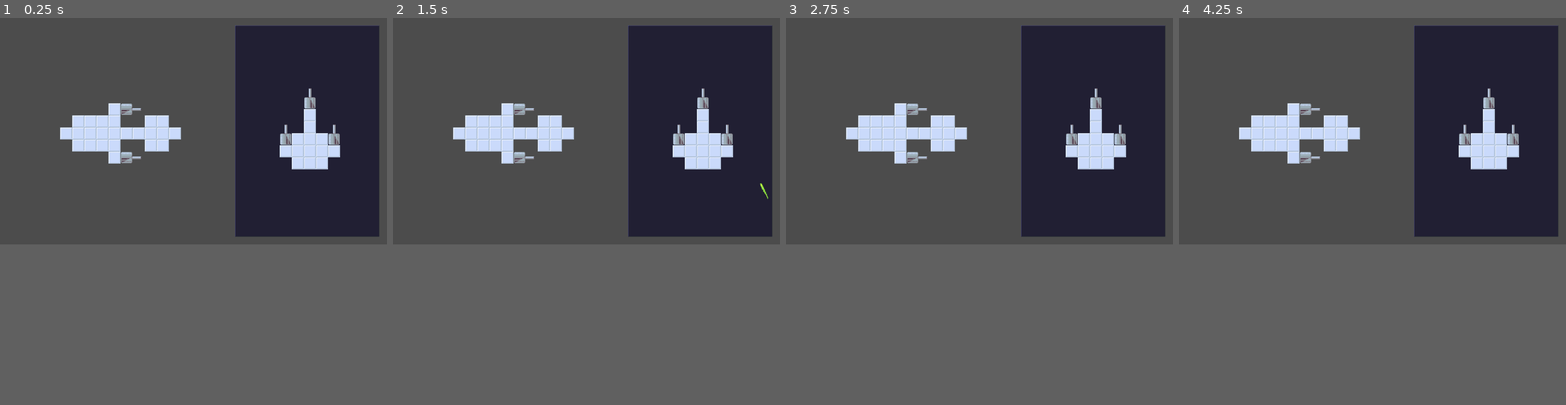
Above: before the commit, frames 1-4 (left to right).
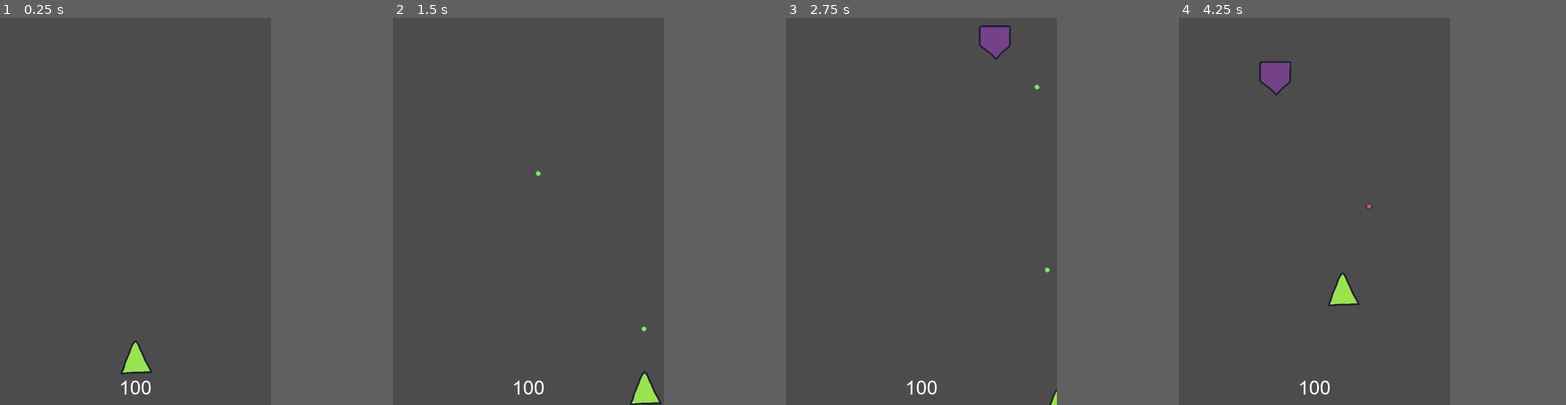
Above: after the commit, the same moments.

Repository: limelier/college-game-design-project
Game: Godot game, scene res://scenes/Main.tscn
Two runs of this game, one before a commit and one after it. Both use one fixed random seed, a clock stepped at 60 frames per second and the inputs below. Before the commit the project starts from res://Main.tscn.
Inputs (mouse positions are in pixels of both pictures, inside the frame that each line leads up to):
- Up to frame 1 (0.25 s): no input
- Up to frame 2 (1.5 s): tap Enter at 0.5 s; move the mouse to (671, 118) at 0.52 s; hold Right (ui_right) 0.53-1.28 s; tap Z (fire, bound only after the commit) at 0.6, 1.35 s; click (671, 118) at 0.67 s; move the mouse to (509, 141) at 1.27 s; hold Down (ui_down) from 1.28 s (still down); click (509, 141) at 1.42 s
- Up to frame 3 (2.75 s): move the mouse to (1018, 79) at 2.02 s; release Down (ui_down) at 2.03 s; hold Right (ui_right) from 2.03 s (still down); tap Z (fire, bound only after the commit) at 2.1 s; click (1018, 79) at 2.17 s
- Up to frame 4 (4.25 s): move the mouse to (1353, 176) at 2.77 s; release Right (ui_right) at 2.78 s; hold Up (ui_up) 2.78-3.53 s; tap Z (fire, bound only after the commit) at 2.85, 3.6 s; click (1353, 176) at 2.92 s; move the mouse to (1488, 165) at 3.52 s; hold Left (ui_left) from 3.53 s (still down); click (1488, 165) at 3.67 s
In our replay, the window is 800x468 before the commit and 560x800 after it. These sizes can differ from the game's own. Grey fills any space a smaller window leaves; there, only what the larger window draws over its background counts as a difference.

The runs differ from the first frame. In frame 1, 12% of the frame differs, in the area x 15-100%, y 0-98%; in frame 2, 12%; in frame 3, 12%; in frame 4, 13%.

Commit message:
Shelf FTL project, start on space shooter

Diff:
--- a/godot-project/Background.gd
+++ /dev/null
@@ -1,23 +0,0 @@
-extends NinePatchRect
-
-
-export (PackedScene) var Projectile
-var target = Vector2()
-
-var projectileSpawn
-
-func _ready():
-	projectileSpawn = $ProjectileSpawnPath/ProjectileSpawn
-
-func _input(event):
-	if event is InputEventMouseButton and event.pressed:
-		print("firing at ", event.position)
-		fire_at(event.position)
-
-func fire_at(target):
-	projectileSpawn.offset = randi()
-
-	var proj = Projectile.instance()
-	proj.position = projectileSpawn.position
-	proj.fire(target)
-	add_child(proj)
--- a/godot-project/EnemyShip.tscn
+++ /dev/null
@@ -1,24 +0,0 @@
-[gd_scene load_steps=3 format=2]
-
-[ext_resource path="res://ship_tiles.tres" type="TileSet" id=1]
-[ext_resource path="res://Weapon.tscn" type="PackedScene" id=2]
-
-[node name="EnemyShip" type="Node2D"]
-
-[node name="TileMap" type="TileMap" parent="."]
-tile_set = ExtResource( 1 )
-cell_size = Vector2( 32, 32 )
-format = 1
-tile_data = PoolIntArray( 262152, 0, 0, 327688, 0, 0, 393223, 0, 0, 393224, 0, 0, 393225, 0, 0, 458758, 0, 0, 458759, 0, 0, 458760, 0, 0, 458761, 0, 0, 458762, 0, 0, 524295, 0, 0, 524296, 0, 0, 524297, 0, 0 )
-
-[node name="Weapon" parent="." instance=ExtResource( 2 )]
-position = Vector2( 272, 96 )
-rotation = -1.5708
-
-[node name="Weapon2" parent="." instance=ExtResource( 2 )]
-position = Vector2( 208, 192 )
-rotation = -1.5708
-
-[node name="Weapon3" parent="." instance=ExtResource( 2 )]
-position = Vector2( 336, 192 )
-rotation = -1.5708
--- a/godot-project/Laser.gd
+++ /dev/null
@@ -1,26 +0,0 @@
-extends Position2D
-
-var target = Vector2()
-var velocity = Vector2()
-const SPEED = 1000
-
-# Called when the node enters the scene tree for the first time.
-func _ready():
-	pass
-
-func fire(at):
-	print("am fired at ", at)
-	target = at
-	velocity = (target - position).normalized() * SPEED
-	rotation = velocity.angle()
-
-func _process(delta):
-	position += velocity * delta;
-
-	if position.distance_to(target) < 10:
-		explode()
-		return
-
-func explode():
-	print("killing self at ", position)
-	queue_free()
--- a/godot-project/Laser.tscn
+++ /dev/null
@@ -1,11 +0,0 @@
-[gd_scene load_steps=3 format=2]
-
-[ext_resource path="res://sprites/projectiles/laser.png" type="Texture" id=1]
-[ext_resource path="res://Laser.gd" type="Script" id=2]
-
-[node name="Laser" type="Position2D"]
-script = ExtResource( 2 )
-
-[node name="Sprite" type="Sprite" parent="."]
-position = Vector2( -19.9968, 0.00617409 )
-texture = ExtResource( 1 )
--- a/godot-project/Main.gd
+++ /dev/null
@@ -1,4 +0,0 @@
-extends Node
-
-func _ready():
-	randomize()
--- a/godot-project/Main.tscn
+++ /dev/null
@@ -1,64 +0,0 @@
-[gd_scene load_steps=8 format=2]
-
-[ext_resource path="res://EnemyShip.tscn" type="PackedScene" id=1]
-[ext_resource path="res://PlayerShip.tscn" type="PackedScene" id=2]
-[ext_resource path="res://Main.gd" type="Script" id=3]
-[ext_resource path="res://sprites/ui/nine_patch_1.png" type="Texture" id=4]
-[ext_resource path="res://Laser.tscn" type="PackedScene" id=5]
-[ext_resource path="res://Background.gd" type="Script" id=6]
-
-[sub_resource type="Curve2D" id=1]
-_data = {
-"points": PoolVector2Array( 0, 0, 0, 0, 1.09375, 1.0625, 0, 0, 0, 0, 380.911, 0.948471, 0, 0, 0, 0, 381.006, 558.804, 0, 0, 0, 0, 1.19531, 558.632, 0, 0, 0, 0, 1.0625, 1.03125 )
-}
-
-[node name="Main" type="Node"]
-script = ExtResource( 3 )
-
-[node name="PlayerShip" parent="." instance=ExtResource( 2 )]
-position = Vector2( 94.745, 33.8848 )
-
-[node name="EnemyContainer" type="MarginContainer" parent="."]
-anchor_left = 1.0
-anchor_right = 1.0
-anchor_bottom = 1.0
-margin_left = -422.0
-custom_constants/margin_right = 20
-custom_constants/margin_top = 20
-custom_constants/margin_left = 20
-custom_constants/margin_bottom = 20
-__meta__ = {
-"_edit_use_anchors_": false
-}
-
-[node name="Background" type="NinePatchRect" parent="EnemyContainer"]
-margin_left = 20.0
-margin_top = 20.0
-margin_right = 402.0
-margin_bottom = 580.0
-size_flags_horizontal = 3
-size_flags_vertical = 3
-texture = ExtResource( 4 )
-patch_margin_left = 2
-patch_margin_top = 2
-patch_margin_right = 2
-patch_margin_bottom = 2
-script = ExtResource( 6 )
-Projectile = ExtResource( 5 )
-
-[node name="CenterContainer" type="CenterContainer" parent="EnemyContainer/Background"]
-margin_right = 40.0
-margin_bottom = 40.0
-__meta__ = {
-"_edit_use_anchors_": false
-}
-
-[node name="EnemyShip" parent="EnemyContainer/Background/CenterContainer" instance=ExtResource( 1 )]
-position = Vector2( -74.3613, 92.5226 )
-
-[node name="ProjectileSpawnPath" type="Path2D" parent="EnemyContainer/Background"]
-curve = SubResource( 1 )
-
-[node name="ProjectileSpawn" type="PathFollow2D" parent="EnemyContainer/Background/ProjectileSpawnPath"]
-position = Vector2( 1.09375, 1.0625 )
-rotation = -0.000300206
--- a/godot-project/PlayerShip.tscn
+++ /dev/null
@@ -1,20 +0,0 @@
-[gd_scene load_steps=3 format=2]
-
-[ext_resource path="res://ship_tiles.tres" type="TileSet" id=1]
-[ext_resource path="res://Weapon.tscn" type="PackedScene" id=2]
-
-[node name="PlayerShip" type="Node2D"]
-
-[node name="TileMap" type="TileMap" parent="."]
-tile_set = ExtResource( 1 )
-cell_size = Vector2( 32, 32 )
-format = 1
-tile_data = PoolIntArray( 393222, 0, 0, 458755, 0, 0, 458756, 0, 0, 458757, 0, 0, 458758, 0, 0, 458761, 0, 0, 458762, 0, 0, 524290, 0, 0, 524291, 0, 0, 524292, 0, 0, 524293, 0, 0, 524294, 0, 0, 524295, 0, 0, 524296, 0, 0, 524297, 0, 0, 524298, 0, 0, 524299, 0, 0, 589827, 0, 0, 589828, 0, 0, 589829, 0, 0, 589830, 0, 0, 589833, 0, 0, 589834, 0, 0, 655366, 0, 0 )
-
-[node name="Weapons" type="Node2D" parent="."]
-
-[node name="Weapon" parent="Weapons" instance=ExtResource( 2 )]
-position = Vector2( 256, 208 )
-
-[node name="Weapon2" parent="Weapons" instance=ExtResource( 2 )]
-position = Vector2( 256, 336 )
--- a/godot-project/Weapon.gd
+++ /dev/null
@@ -1,9 +0,0 @@
-extends Area2D
-
-signal clicked
-
-func _input_event(viewport, event, shape_idx):
-	if event is InputEventMouseButton \
-	and event.button_index == BUTTON_LEFT \
-	and event.is_pressed():
-		emit_signal("clicked")
--- a/godot-project/Weapon.tscn
+++ /dev/null
@@ -1,18 +0,0 @@
-[gd_scene load_steps=3 format=2]
-
-[ext_resource path="res://sprites/weapons/gun_1.png" type="Texture" id=1]
-
-[sub_resource type="RectangleShape2D" id=1]
-extents = Vector2( 26.5689, 13.8086 )
-
-[node name="Weapon" type="Area2D"]
-
-[node name="Sprite" type="Sprite" parent="."]
-texture = ExtResource( 1 )
-
-[node name="Muzzle" type="Position2D" parent="."]
-position = Vector2( 22.9987, 0.48362 )
-
-[node name="ClickBox" type="CollisionShape2D" parent="."]
-position = Vector2( -4.24744, 7.62939e-06 )
-shape = SubResource( 1 )
--- a/godot-project/project.godot
+++ b/godot-project/project.godot
@@ -15,9 +15,27 @@
 
 [application]
 
-config/name="ftl 2"
-run/main_scene="res://Main.tscn"
-config/icon="res://icon.png"
+config/name="simple space shooter"
+run/main_scene="res://scenes/Main.tscn"
+config/icon="res://resources/sprites/icon.png"
+
+[display]
+
+window/size/width=700
+window/size/height=1000
+
+[input]
+
+ui_accept={
+"deadzone": 0.5,
+"events": [ Object(InputEventKey,"resource_local_to_scene":false,"resource_name":"","device":0,"alt":false,"shift":false,"control":false,"meta":false,"command":false,"pressed":false,"scancode":16777221,"unicode":0,"echo":false,"script":null)
+ ]
+}
+fire={
+"deadzone": 0.5,
+"events": [ Object(InputEventKey,"resource_local_to_scene":false,"resource_name":"","device":0,"alt":false,"shift":false,"control":false,"meta":false,"command":false,"pressed":false,"scancode":90,"unicode":0,"echo":false,"script":null)
+ ]
+}
 
 [rendering]
 
--- /dev/null
+++ b/godot-project/scenes/Enemy.tscn
@@ -0,0 +1,34 @@
+[gd_scene load_steps=4 format=2]
+
+[ext_resource path="res://resources/sprites/enemy_ship.png" type="Texture" id=1]
+[ext_resource path="res://scripts/Enemy.gd" type="Script" id=2]
+[ext_resource path="res://scenes/EnemyBullet.tscn" type="PackedScene" id=3]
+
+
+
+
+[node name="Enemy" type="RigidBody2D"]
+collision_layer = 2147483648
+collision_mask = 3
+gravity_scale = 0.0
+script = ExtResource( 2 )
+Bullet = ExtResource( 3 )
+
+[node name="Sprite" type="Sprite" parent="."]
+scale = Vector2( 0.5, 0.5 )
+texture = ExtResource( 1 )
+
+[node name="CollisionPolygon2D" type="CollisionPolygon2D" parent="."]
+polygon = PoolVector2Array( -33, -33, 32.25, -32.25, 31.25, 9.75, 2.75, 36.25, -32.25, 9 )
+
+[node name="BulletTimer" type="Timer" parent="."]
+autostart = true
+
+[node name="BulletSpawn" type="Position2D" parent="."]
+position = Vector2( 2.65165, 34.4715 )
+
+[node name="VisibilityNotifier2D" type="VisibilityNotifier2D" parent="."]
+position = Vector2( -0.353562, 4.94974 )
+scale = Vector2( 4.14662, 4.42946 )
+[connection signal="timeout" from="BulletTimer" to="." method="_on_BulletTimer_timeout"]
+[connection signal="screen_exited" from="VisibilityNotifier2D" to="." method="_on_VisibilityNotifier2D_screen_exited"]
--- /dev/null
+++ b/godot-project/scenes/EnemyBullet.tscn
@@ -0,0 +1,19 @@
+[gd_scene load_steps=4 format=2]
+
+[ext_resource path="res://resources/sprites/enemy_projectile.png" type="Texture" id=1]
+[ext_resource path="res://scripts/EnemyBullet.gd" type="Script" id=2]
+
+
+
+[sub_resource type="CircleShape2D" id=1]
+radius = 4.05552
+
+[node name="EnemyBullet" type="Area2D"]
+script = ExtResource( 2 )
+
+[node name="Sprite" type="Sprite" parent="."]
+position = Vector2( -0.530331, 0.441944 )
+texture = ExtResource( 1 )
+
+[node name="CollisionShape2D" type="CollisionShape2D" parent="."]
+shape = SubResource( 1 )
--- /dev/null
+++ b/godot-project/scenes/Main.tscn
@@ -0,0 +1,51 @@
+[gd_scene load_steps=7 format=2]
+
+[ext_resource path="res://scenes/Player.tscn" type="PackedScene" id=1]
+[ext_resource path="res://scripts/Main.gd" type="Script" id=2]
+[ext_resource path="res://scenes/Enemy.tscn" type="PackedScene" id=3]
+[ext_resource path="res://resources/arial.ttf" type="DynamicFontData" id=4]
+
+[sub_resource type="Curve2D" id=1]
+_data = {
+"points": PoolVector2Array( 0, 0, 0, 0, -1.0592, 541.131, 0, 0, 0, 0, 2.11554, 1.41453, 0, 0, 0, 0, 698.985, 6.17673, 0, 0, 0, 0, 695.81, 534.781, 0, 0, 0, 0, 694.222, 534.781 )
+}
+
+[sub_resource type="DynamicFont" id=2]
+size = 50
+font_data = ExtResource( 4 )
+
+[node name="Main" type="Node"]
+script = ExtResource( 2 )
+Enemy = ExtResource( 3 )
+
+[node name="Player" parent="." instance=ExtResource( 1 )]
+position = Vector2( 347.289, 875.78 )
+
+[node name="EnemySpawnPath" type="Path2D" parent="."]
+curve = SubResource( 1 )
+
+[node name="EnemySpawn" type="PathFollow2D" parent="EnemySpawnPath"]
+position = Vector2( -1.0592, 541.131 )
+rotation = -1.56491
+
+[node name="EnemySpawnTimer" type="Timer" parent="."]
+wait_time = 2.0
+autostart = true
+
+[node name="Health" type="Label" parent="."]
+anchor_left = 0.5
+anchor_top = 1.0
+anchor_right = 0.5
+anchor_bottom = 1.0
+margin_left = -42.0
+margin_top = -72.7145
+margin_right = 42.0
+margin_bottom = -15.7145
+custom_fonts/font = SubResource( 2 )
+text = "100"
+align = 1
+__meta__ = {
+"_edit_use_anchors_": false
+}
+[connection signal="health_updated" from="Player" to="." method="_on_Player_health_updated"]
+[connection signal="timeout" from="EnemySpawnTimer" to="." method="_on_EnemySpawnTimer_timeout"]
--- /dev/null
+++ b/godot-project/scenes/Player.tscn
@@ -0,0 +1,30 @@
+[gd_scene load_steps=4 format=2]
+
+[ext_resource path="res://resources/sprites/player_ship.png" type="Texture" id=1]
+[ext_resource path="res://scripts/Player.gd" type="Script" id=2]
+[ext_resource path="res://scenes/PlayerBullet.tscn" type="PackedScene" id=3]
+
+
+
+
+[node name="Player" type="Area2D"]
+script = ExtResource( 2 )
+Projectile = ExtResource( 3 )
+
+[node name="Sprite" type="Sprite" parent="."]
+scale = Vector2( 0.5, 0.5 )
+texture = ExtResource( 1 )
+
+[node name="CollisionPolygon2D" type="CollisionPolygon2D" parent="."]
+scale = Vector2( 0.5, 0.5 )
+polygon = PoolVector2Array( 2.07373, -64.7958, -53.0806, 71.6758, 74.9057, 69.5545 )
+
+[node name="BulletCooldown" type="Timer" parent="."]
+wait_time = 0.2
+one_shot = true
+autostart = true
+
+[node name="BulletSpawn" type="Position2D" parent="."]
+position = Vector2( 1.41422, -32.1734 )
+[connection signal="area_entered" from="." to="." method="_on_Player_area_entered"]
+[connection signal="body_entered" from="." to="." method="_on_Player_body_entered"]
--- /dev/null
+++ b/godot-project/scenes/PlayerBullet.tscn
@@ -0,0 +1,24 @@
+[gd_scene load_steps=4 format=2]
+
+[ext_resource path="res://scripts/PlayerBullet.gd" type="Script" id=1]
+[ext_resource path="res://resources/sprites/player_projectile.png" type="Texture" id=2]
+
+
+[sub_resource type="CircleShape2D" id=1]
+radius = 5.09902
+
+[node name="PlayerBullet" type="Area2D"]
+collision_layer = 2
+collision_mask = 2
+script = ExtResource( 1 )
+
+[node name="Sprite" type="Sprite" parent="."]
+position = Vector2( -0.75, 0.5 )
+texture = ExtResource( 2 )
+
+[node name="CollisionShape2D" type="CollisionShape2D" parent="."]
+shape = SubResource( 1 )
+
+[node name="VisibilityNotifier2D" type="VisibilityNotifier2D" parent="."]
+[connection signal="body_entered" from="." to="." method="_on_PlayerBullet_body_entered"]
+[connection signal="screen_exited" from="VisibilityNotifier2D" to="." method="_on_VisibilityNotifier2D_screen_exited"]
--- /dev/null
+++ b/godot-project/scripts/Enemy.gd
@@ -0,0 +1,48 @@
+extends RigidBody2D
+
+export var min_speed = 100
+export var max_speed = 300
+
+export (PackedScene) var Bullet
+
+var health = 20
+var damage = 30
+var screen_size
+var down_accel = 20
+var down_min_speed = 50
+
+func _ready():
+	$BulletTimer.wait_time = rand_range(1.0, 3.0)
+	screen_size = get_viewport_rect().size
+
+func _physics_process(delta):
+	# bounce enemy at edge of screen
+	if position.x < 0 or position.x >= screen_size.x:
+		linear_velocity.x = -linear_velocity.x
+		position += linear_velocity * delta
+
+	# speed up enemy laterally if not moving
+	if abs(linear_velocity.x) < 5:
+		linear_velocity.x = sign(linear_velocity.x) * 5
+
+	# accelerate enemy if not going down
+	if linear_velocity.y < down_min_speed:
+		linear_velocity.y += down_accel
+
+
+func _on_VisibilityNotifier2D_screen_exited():
+	queue_free()
+
+
+func _on_BulletTimer_timeout():
+	$BulletTimer.wait_time = rand_range(1.0, 3.0)
+
+	var bullet = Bullet.instance()
+	get_parent().add_child(bullet)
+	bullet.position = $BulletSpawn.global_position
+
+
+func damage(amount):
+	health -= amount
+	if health <= 0:
+		queue_free()
--- /dev/null
+++ b/godot-project/scripts/EnemyBullet.gd
@@ -0,0 +1,16 @@
+extends Area2D
+
+var velocity = Vector2()
+const speed = 300
+const damage = 10
+
+func _ready():
+	velocity = Vector2.DOWN * speed
+
+
+func _process(delta):
+	position += velocity * delta
+
+
+func _on_VisibilityNotifier2D_screen_exited():
+	queue_free()
--- /dev/null
+++ b/godot-project/scripts/Main.gd
@@ -0,0 +1,24 @@
+extends Node
+
+
+export (PackedScene) var Enemy
+
+# Called when the node enters the scene tree for the first time.
+func _ready():
+	randomize()
+
+
+func _on_EnemySpawnTimer_timeout():
+	$EnemySpawnPath/EnemySpawn.offset = randi()
+	var enemy = Enemy.instance()
+	add_child(enemy)
+	enemy.position = $EnemySpawnPath/EnemySpawn.position
+
+	var direction = $EnemySpawnPath/EnemySpawn.rotation + PI / 2
+	direction += rand_range(-PI / 4, PI / 4)
+
+	enemy.linear_velocity = Vector2(rand_range(enemy.min_speed, enemy.max_speed), 0).rotated(direction)
+
+
+func _on_Player_health_updated(health):
+	$Health.text = str(health)
--- /dev/null
+++ b/godot-project/scripts/Player.gd
@@ -0,0 +1,56 @@
+extends Area2D
+
+export (PackedScene) var Projectile
+const movement_speed = 400
+var screen_size
+var health = 100
+
+signal health_updated
+
+func _ready():
+	screen_size = get_viewport_rect().size
+
+func _process(delta):
+	var velocity = Vector2()  # The player's movement vector.
+	if Input.is_action_pressed("ui_right"):
+		velocity.x += 1
+	if Input.is_action_pressed("ui_left"):
+		velocity.x -= 1
+	if Input.is_action_pressed("ui_down"):
+		velocity.y += 1
+	if Input.is_action_pressed("ui_up"):
+		velocity.y -= 1
+	velocity = velocity.normalized() * movement_speed
+
+	position += velocity * delta
+	position.x = clamp(position.x, 0, screen_size.x)
+	position.y = clamp(position.y, 0, screen_size.y)
+
+func _input(event):
+	if Input.is_action_just_pressed("fire") and $BulletCooldown.is_stopped():
+		$BulletCooldown.start()
+		var projectile = Projectile.instance()
+		get_parent().add_child(projectile)
+		projectile.position = $BulletSpawn.global_position
+
+
+func damage(amount):
+	health -= amount
+	emit_signal("health_updated", health)
+
+	if health < 0:
+		health = 0
+
+	if health == 0:
+		queue_free()
+
+
+func _on_Player_body_entered(body):
+	# enemy collisions
+	damage(body.damage)
+
+
+func _on_Player_area_entered(area):
+	# bullets
+	damage(area.damage)
+	area.queue_free()
--- /dev/null
+++ b/godot-project/scripts/PlayerBullet.gd
@@ -0,0 +1,22 @@
+extends Area2D
+
+var velocity = Vector2()
+const speed = 500
+const damage = 10
+
+func _ready():
+	velocity = Vector2.UP * speed
+
+
+func _process(delta):
+	position += velocity * delta
+
+
+func _on_VisibilityNotifier2D_screen_exited():
+	queue_free()
+
+
+func _on_PlayerBullet_body_entered(body):
+	if body.has_method("damage"):
+		body.damage(damage)
+	queue_free()
--- a/godot-project/ship_tiles.tres
+++ /dev/null
@@ -1,64 +0,0 @@
-[gd_resource type="TileSet" load_steps=7 format=2]
-
-[ext_resource path="res://sprites/tiles/floor_1_damaged.png" type="Texture" id=1]
-[ext_resource path="res://sprites/tiles/floor_1.png" type="Texture" id=2]
-[ext_resource path="res://sprites/tiles/floor_1_destroyed.png" type="Texture" id=3]
-
-[sub_resource type="NavigationPolygon" id=1]
-vertices = PoolVector2Array( 32, 32, 0, 32, 0, 0, 32, 0 )
-polygons = [ PoolIntArray( 0, 1, 2, 3 ) ]
-
-[sub_resource type="NavigationPolygon" id=2]
-vertices = PoolVector2Array( 32, 32, 0, 32, 0, 0, 32, 0 )
-polygons = [ PoolIntArray( 0, 1, 2, 3 ) ]
-
-[sub_resource type="NavigationPolygon" id=3]
-vertices = PoolVector2Array( 0, 0, 32, 0, 32, 32, 32, 32, 0, 32 )
-polygons = [ PoolIntArray( 0, 1, 2, 3, 4 ) ]
-
-[resource]
-0/name = "floor_1.png 0"
-0/texture = ExtResource( 2 )
-0/tex_offset = Vector2( 0, 0 )
-0/modulate = Color( 1, 1, 1, 1 )
-0/region = Rect2( 0, 0, 32, 32 )
-0/tile_mode = 0
-0/occluder_offset = Vector2( 0, 0 )
-0/navigation_offset = Vector2( 0, 0 )
-0/navigation = SubResource( 1 )
-0/shape_offset = Vector2( 0, 0 )
-0/shape_transform = Transform2D( 1, 0, 0, 1, 0, 0 )
-0/shape_one_way = false
-0/shape_one_way_margin = 0.0
-0/shapes = [  ]
-0/z_index = 0
-1/name = "floor_1_damaged.png 1"
-1/texture = ExtResource( 1 )
-1/tex_offset = Vector2( 0, 0 )
-1/modulate = Color( 1, 1, 1, 1 )
-1/region = Rect2( 0, 0, 32, 32 )
-1/tile_mode = 0
-1/occluder_offset = Vector2( 0, 0 )
-1/navigation_offset = Vector2( 0, 0 )
-1/navigation = SubResource( 2 )
-1/shape_offset = Vector2( 0, 0 )
-1/shape_transform = Transform2D( 1, 0, 0, 1, 0, 0 )
-1/shape_one_way = false
-1/shape_one_way_margin = 0.0
-1/shapes = [  ]
-1/z_index = 0
-2/name = "floor_1_destroyed.png 2"
-2/texture = ExtResource( 3 )
-2/tex_offset = Vector2( 0, 0 )
-2/modulate = Color( 1, 1, 1, 1 )
-2/region = Rect2( 0, 0, 32, 32 )
-2/tile_mode = 0
-2/occluder_offset = Vector2( 0, 0 )
-2/navigation_offset = Vector2( 0, 0 )
-2/navigation = SubResource( 3 )
-2/shape_offset = Vector2( 0, 0 )
-2/shape_transform = Transform2D( 1, 0, 0, 1, 0, 0 )
-2/shape_one_way = false
-2/shape_one_way_margin = 0.0
-2/shapes = [  ]
-2/z_index = 0
Binary file added: godot-project/player_ship.aseprite
Binary file added: godot-project/resources/arial.ttf
Binary file added: godot-project/resources/sprites/enemy_projectile.png
Not shown, changed: godot-project/resources/sprites/enemy_projectile.png.import
Binary file added: godot-project/resources/sprites/enemy_ship.png
Not shown, changed: godot-project/resources/sprites/enemy_ship.png.import
Renamed: godot-project/icon.png -> godot-project/resources/sprites/icon.png
Not shown, changed: godot-project/resources/sprites/icon.png.import
Binary file added: godot-project/resources/sprites/player_projectile.png
Not shown, changed: godot-project/resources/sprites/player_projectile.png.import
Binary file added: godot-project/resources/sprites/player_ship.png
Not shown, changed: godot-project/resources/sprites/player_ship.png.import
(and 9 more such lines)
